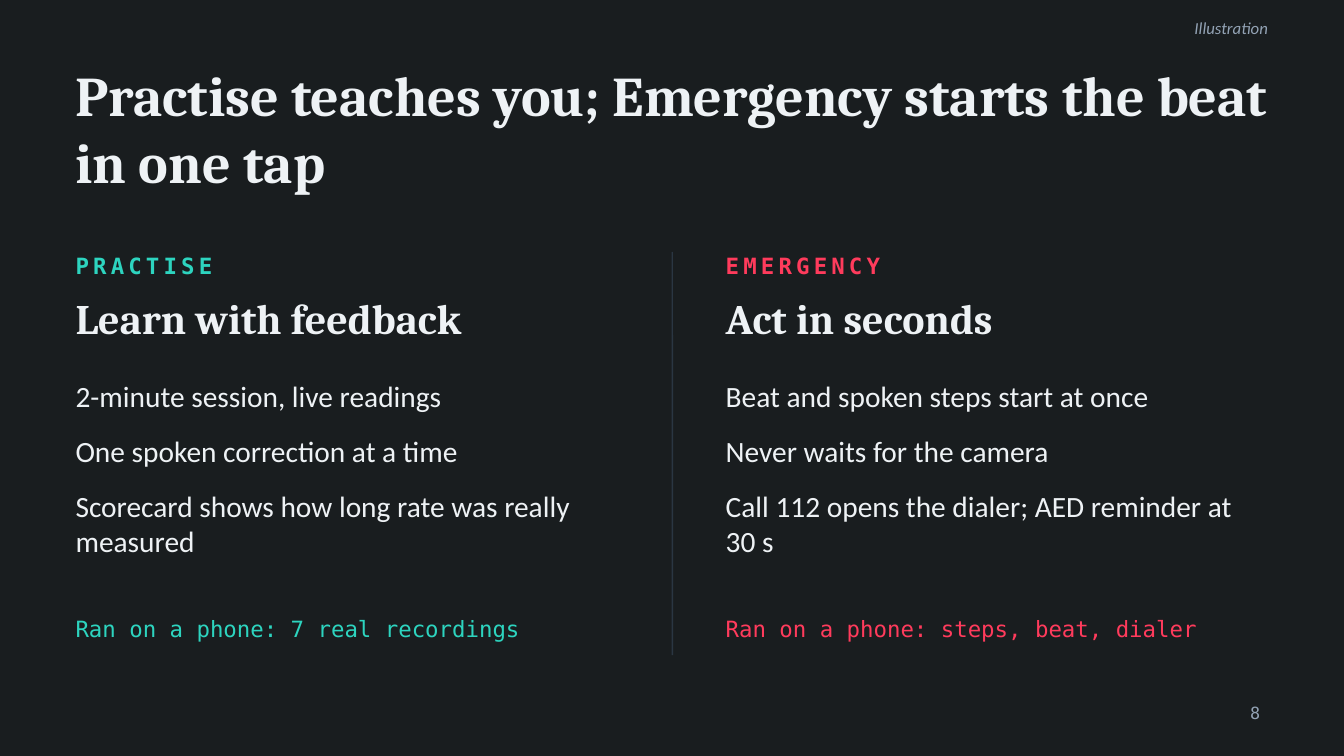
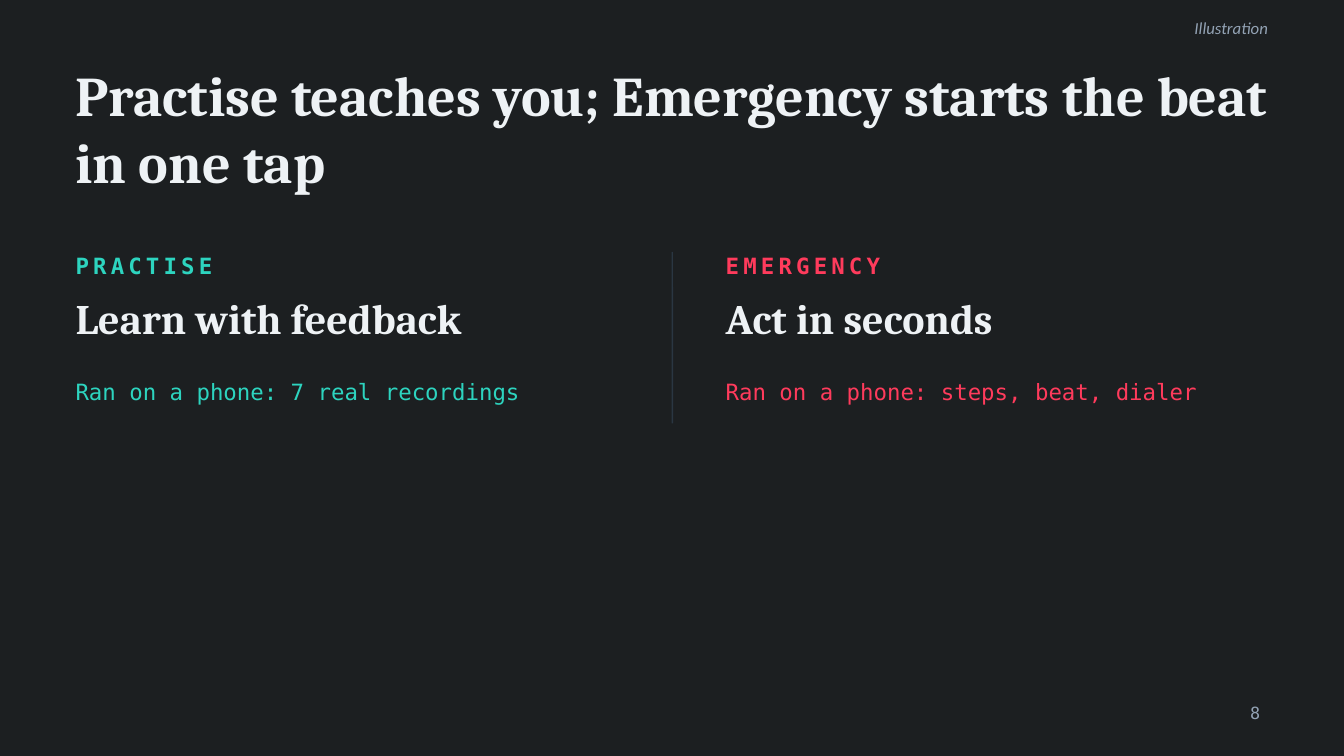
Before and after one commit to VivekTiwary-25/Zero_flux, a slide deck: slide 8 of deck/CPR_Coach_Anvathon_2026_v4.pptx. Drawn at 1344x756 pixels with LibreOffice and Linux fonts; fonts in the diff are those of the drawing; background and template pictures are left out; a plain dark background stands for a picture behind light text. Boxes give left, top, right and bottom in pixels: in the first picture for what was removed or moved away, otherwise in the second. Text is boxed around its words. In the diff, an @@ line names an element or a change of style, - is before the commit and + after.

```diff
--- a/deck/CPR_Coach_Anvathon_2026_v4.pptx
+++ b/deck/CPR_Coach_Anvathon_2026_v4.pptx
@@ rectangle at (x1=0, y1=0, x2=1344, y2=756): fill #0E1418 at 60% opacity to #0E1418 at 50% opacity @@
@@ line moved from (673, 252) - (673, 655) to (673, 252) - (673, 423) @@
@@ text "Ran on a phone: 7 ..." moved from (x1=76, y1=620, x2=520, y2=642) to (x1=76, y1=383, x2=520, y2=405) @@
@@ text removed at (x1=76, y1=386, x2=569, y2=553) @@
-2-minute session, live readings
-One spoken correction at a time
-Scorecard shows how long rate was really measured
@@ text "Ran on a phone: steps, ..." moved from (x1=726, y1=620, x2=1197, y2=642) to (x1=726, y1=383, x2=1197, y2=405) @@
@@ text removed at (x1=726, y1=386, x2=1232, y2=553) @@
-Beat and spoken steps start at once
-Never waits for the camera
-Call 112 opens the dialer; AED reminder at 30 s
```
Also in this commit, not shown: 1 other slide changed, 5 other files.
